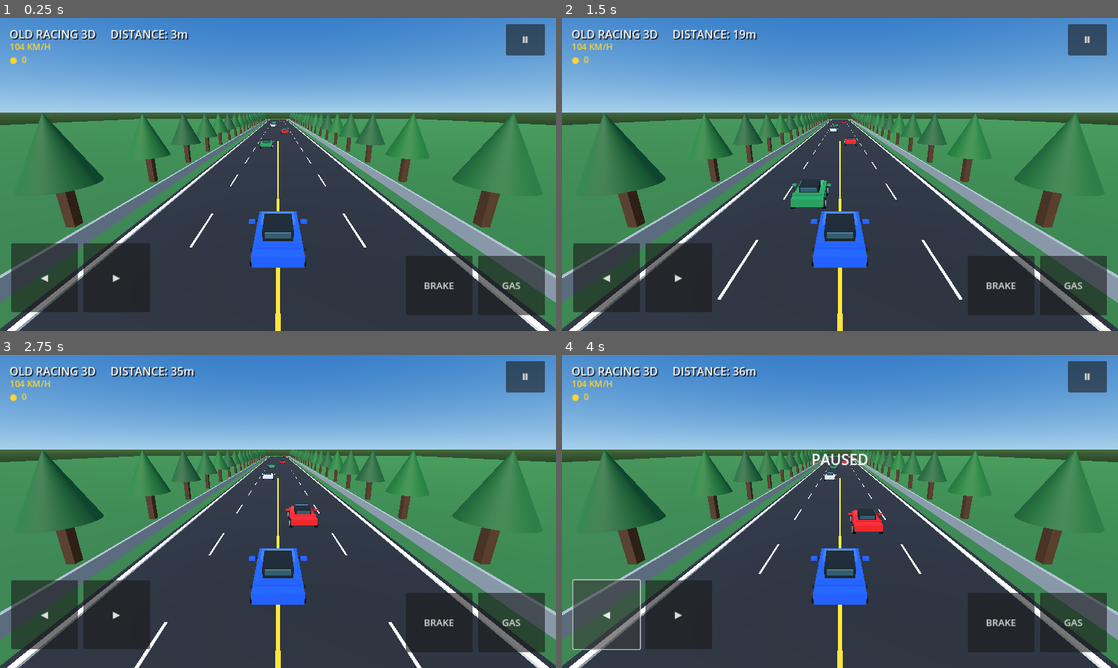
Above: before the commit, frames 1-4 (two rows, left to right).
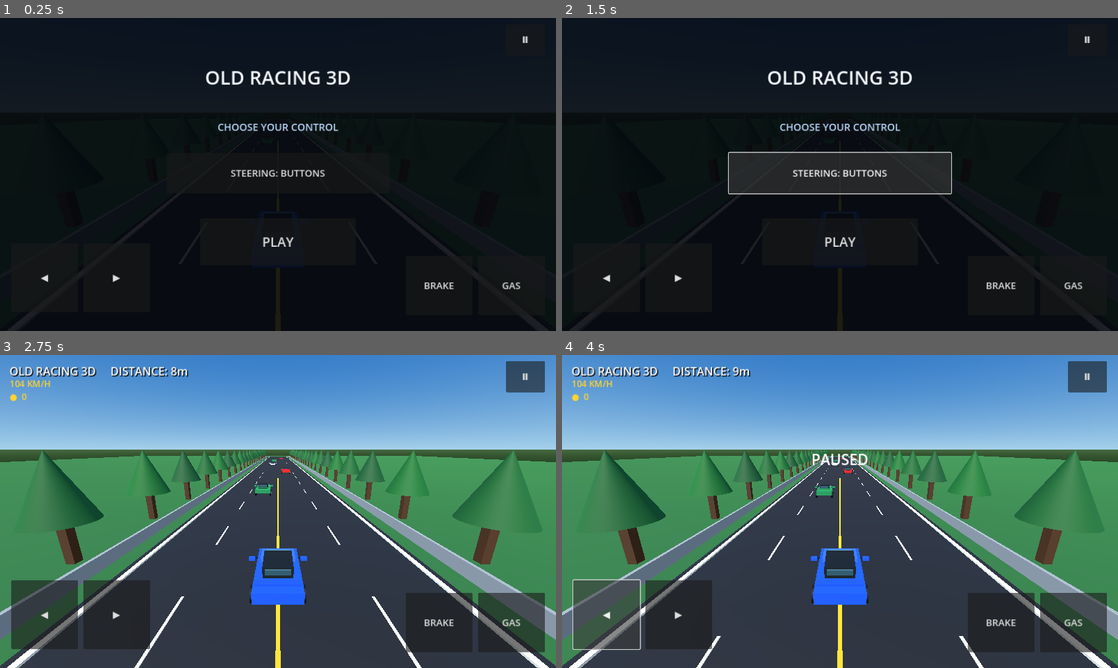
Above: after the commit, the same moments.

Repository: edtatevosiani99-create/Old-Racing
Game: Godot game, scene res://Main.tscn
Same seed, same stepped clock (60 frames per second), same inputs: the game is played once before the commit and once after it.
Inputs (mouse positions are in pixels of both pictures, inside the frame that each line leads up to):
- Up to frame 1 (0.25 s): no input
- Up to frame 2 (1.5 s): click (840, 174) at 0.5 s, where only the run after the commit has a clickable "STEERING: BUTTONS"; click (840, 174) at 1.25 s, where only the run after the commit has a clickable "STEERING: TILT"
- Up to frame 3 (2.75 s): click (278, 577) at 2 s, where only the run after the commit has a clickable "PLAY"
- Up to frame 4 (4 s): click "Ⅱ" at 2.75 s; click "◀" at 3.5 s

The runs differ from the first frame. In frame 1, 94% of the frame differs, in the area x 0-100%, y 0-100%; in frame 2, 94%; in frame 3, 0.7%; in frame 4, 0.8%.

Commit message:
Add main menu and steering mode selection

Diff:
--- a/godot/main.gd
+++ b/godot/main.gd
@@ -34,6 +34,9 @@
 var spawn_timer := 0.0
 var coin_timer := 0.0
 var touch_steer := 0.0
+var menu_active := true
+var menu_panel: Control
+var control_mode_button: Button
 
 func _ready() -> void:
     _make_world()
@@ -43,6 +46,7 @@
     add_child(player)
     _make_camera()
     _make_ui()
+    _make_menu()
     for i in range(5):
         _spawn_traffic(-25.0 - float(i) * 24.0)
     set_process(true)
@@ -223,6 +227,72 @@
     gas_button.button_down.connect(func(): gas_pressed = true)
     gas_button.button_up.connect(func(): gas_pressed = false)
 
+
+func _make_menu() -> void:
+    menu_panel = Control.new()
+    menu_panel.set_anchors_and_offsets_preset(Control.PRESET_FULL_RECT)
+    menu_panel.mouse_filter = Control.MOUSE_FILTER_STOP
+    menu_panel.z_index = 20
+    add_child(menu_panel)
+
+    var shade := ColorRect.new()
+    shade.set_anchors_and_offsets_preset(Control.PRESET_FULL_RECT)
+    shade.color = Color(0.015, 0.025, 0.045, 0.90)
+    menu_panel.add_child(shade)
+
+    var title := Label.new()
+    title.text = "OLD RACING 3D"
+    title.anchor_left = 0.20
+    title.anchor_right = 0.80
+    title.anchor_top = 0.13
+    title.anchor_bottom = 0.25
+    title.horizontal_alignment = HORIZONTAL_ALIGNMENT_CENTER
+    title.vertical_alignment = VERTICAL_ALIGNMENT_CENTER
+    title.add_theme_font_size_override("font_size", 44)
+    title.add_theme_color_override("font_color", Color(0.96, 0.98, 1.0))
+    menu_panel.add_child(title)
+
+    var subtitle := Label.new()
+    subtitle.text = "CHOOSE YOUR CONTROL"
+    subtitle.anchor_left = 0.25
+    subtitle.anchor_right = 0.75
+    subtitle.anchor_top = 0.31
+    subtitle.anchor_bottom = 0.39
+    subtitle.horizontal_alignment = HORIZONTAL_ALIGNMENT_CENTER
+    subtitle.vertical_alignment = VERTICAL_ALIGNMENT_CENTER
+    subtitle.add_theme_font_size_override("font_size", 23)
+    subtitle.add_theme_color_override("font_color", Color(0.72, 0.84, 0.98))
+    menu_panel.add_child(subtitle)
+
+    control_mode_button = Button.new()
+    control_mode_button.text = "STEERING: BUTTONS"
+    control_mode_button.anchor_left = 0.30
+    control_mode_button.anchor_right = 0.70
+    control_mode_button.anchor_top = 0.43
+    control_mode_button.anchor_bottom = 0.56
+    control_mode_button.add_theme_font_size_override("font_size", 22)
+    control_mode_button.pressed.connect(_toggle_control_mode)
+    menu_panel.add_child(control_mode_button)
+
+    var start_button := Button.new()
+    start_button.text = "PLAY"
+    start_button.anchor_left = 0.36
+    start_button.anchor_right = 0.64
+    start_button.anchor_top = 0.64
+    start_button.anchor_bottom = 0.79
+    start_button.add_theme_font_size_override("font_size", 30)
+    start_button.pressed.connect(_start_game)
+    menu_panel.add_child(start_button)
+
+func _toggle_control_mode() -> void:
+    tilt_mode = not tilt_mode
+    control_mode_button.text = "STEERING: TILT" if tilt_mode else "STEERING: BUTTONS"
+    touch_steer = 0.0
+
+func _start_game() -> void:
+    menu_active = false
+    menu_panel.hide()
+
 func _button(layer: CanvasLayer, text_value: String, top_left: Vector2, bottom_right: Vector2) -> Button:
     var b := Button.new()
     b.text = text_value
@@ -239,7 +309,7 @@
     return b
 
 func _process(delta: float) -> void:
-    if paused or crashed:
+    if menu_active or paused or crashed:
         return
     var steer := touch_steer
     if tilt_mode and OS.has_feature("mobile"):
